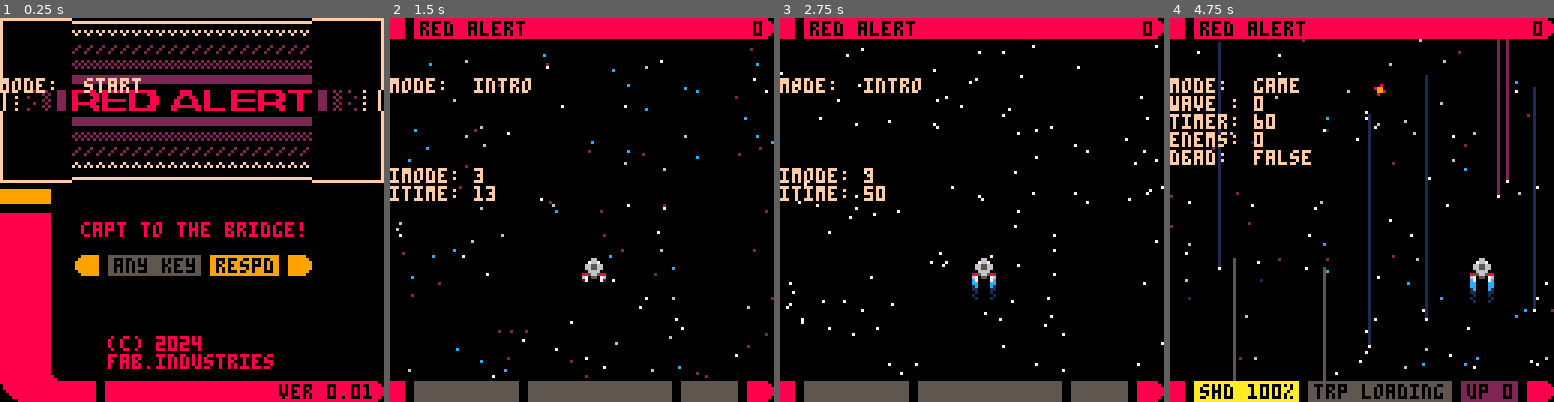
Above: before the commit, frames 1-4 (left to right).
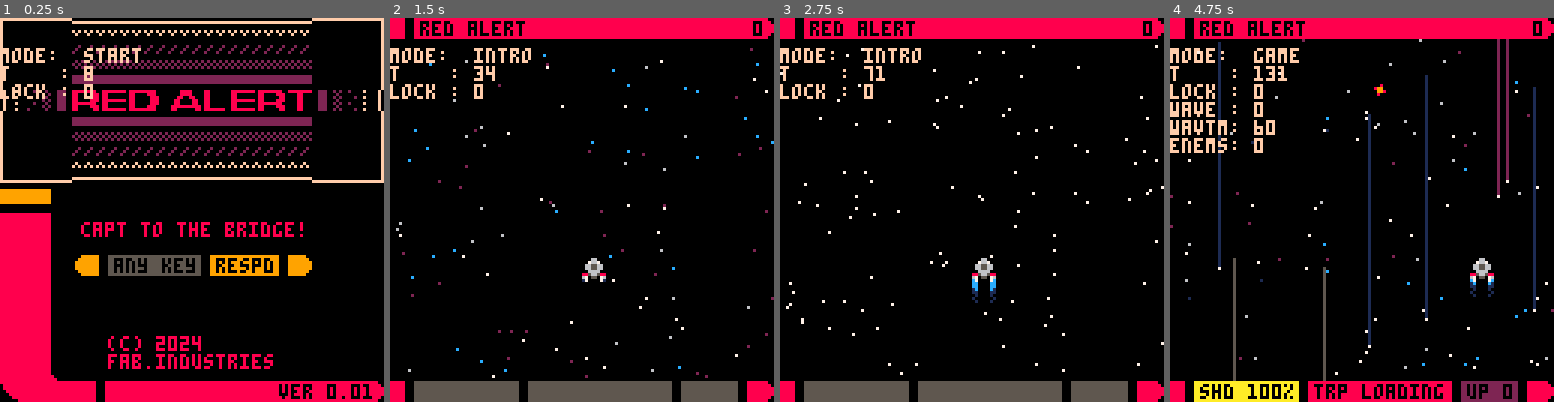
Above: after the commit, the same moments.

Repository: fab-industries/red-alert
Game: PICO-8 cartridge redalert.p8
Two runs of this game, one before a commit and one after it. Both use one fixed random seed, a clock stepped at 60 frames per second and the inputs below.
Inputs:
- Up to frame 1 (0.25 s): no input
- Up to frame 2 (1.5 s): tap X (X key) at 0.33, 1.07 s; tap O (Z key) at 0.7 s
- Up to frame 3 (2.75 s): hold Right 1.6-2.1 s; tap O (Z key) at 1.7, 2.1, 2.5 s; tap X (X key) at 1.85 s; hold Up 2.15-2.42 s; hold Right from 2.47 s (still down)
- Up to frame 4 (4.75 s): tap O (Z key) every 0.4 s from 2.9 to 4.5 s; tap X (X key) at 2.97, 4.08 s; release Right at 3.03 s; hold Left 3.08-3.58 s; hold Down 3.63-3.97 s; hold Right 4.02-4.68 s; hold Up from 4.73 s (still down)

The runs differ from the first frame. In frame 1, 1.2% of the frame differs, in the area x 0-37%, y 7-22%; in frame 2, 2.1%; in frame 3, 2.2%; in frame 4, 4.2%, in the area x 0-85%, y 7-100%.

Commit message:
Reset t on game start, debug info reorg

Diff:
--- a/redalert.p8
+++ b/redalert.p8
@@ -75,6 +75,7 @@
 
 function start_game()
  mode="intro"
+ t=0
  timeout=120
  imode=1
  introt=0
@@ -823,18 +824,16 @@
 
  if debug_setting.info then
 
-  print("mode:  "..mode,0,20,15)
+  print("mode:  "..mode,0,10,15)
+  print("t    : "..t,0,16,15)
+  print("lock : "..btnlock,0,22,15)
   if mode=="game" then
-   print("wave : "..wave,0,26,15)
-   print("timer: "..wavtime,0,32,15)
-   print("enems: "..#enemies,0,38,15)
-   local dead
-   dead=tostr(ship.dead)
-   print("dead:  "..dead,0,44,15)
-  end
-  if mode=="intro" then
-   print("imode: "..imode,0,50,15)
-   print("itime: "..introt,0,56,15)
+   print("wave : "..wave,0,28,15)
+   print("wavtm: "..wavtime,0,34,15)
+   print("enems: "..#enemies,0,40,15)
+   --local dead
+   --dead=tostr(ship.dead)
+   --print("dead:  "..dead,0,44,15)
   end
  end
 
